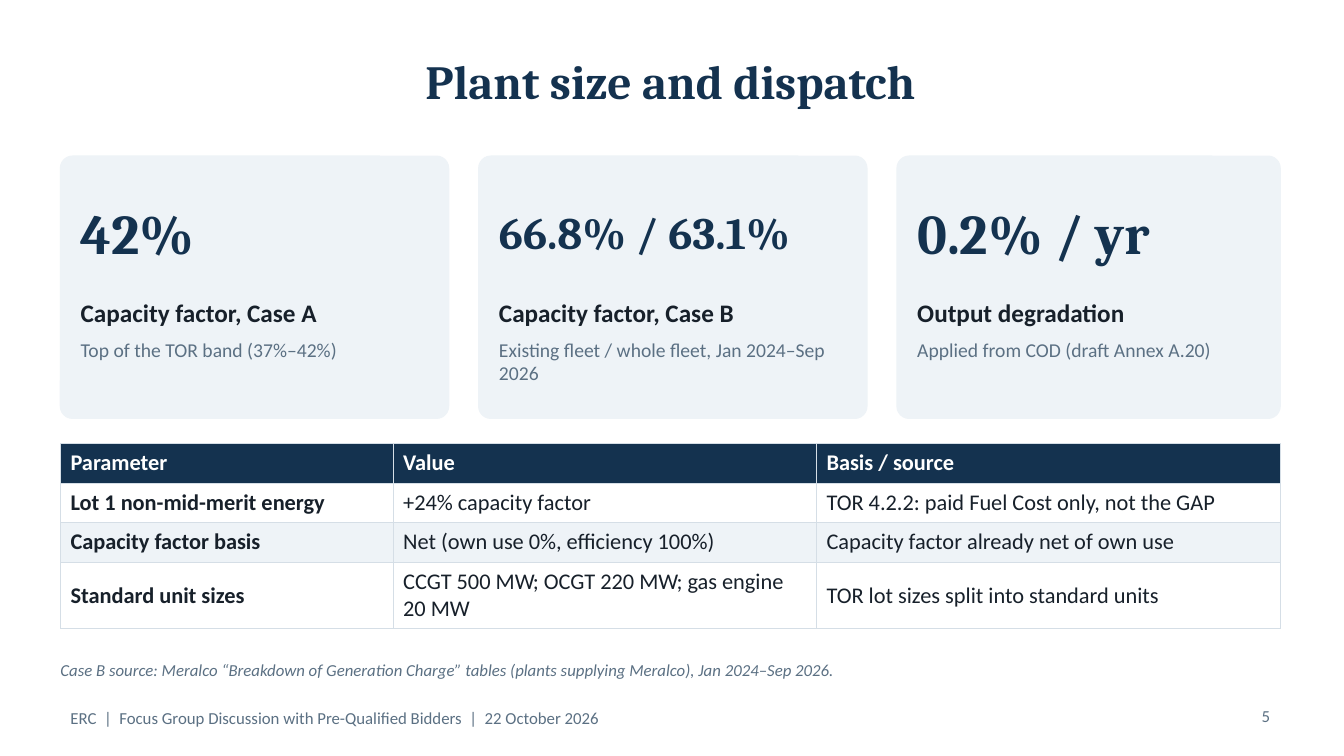
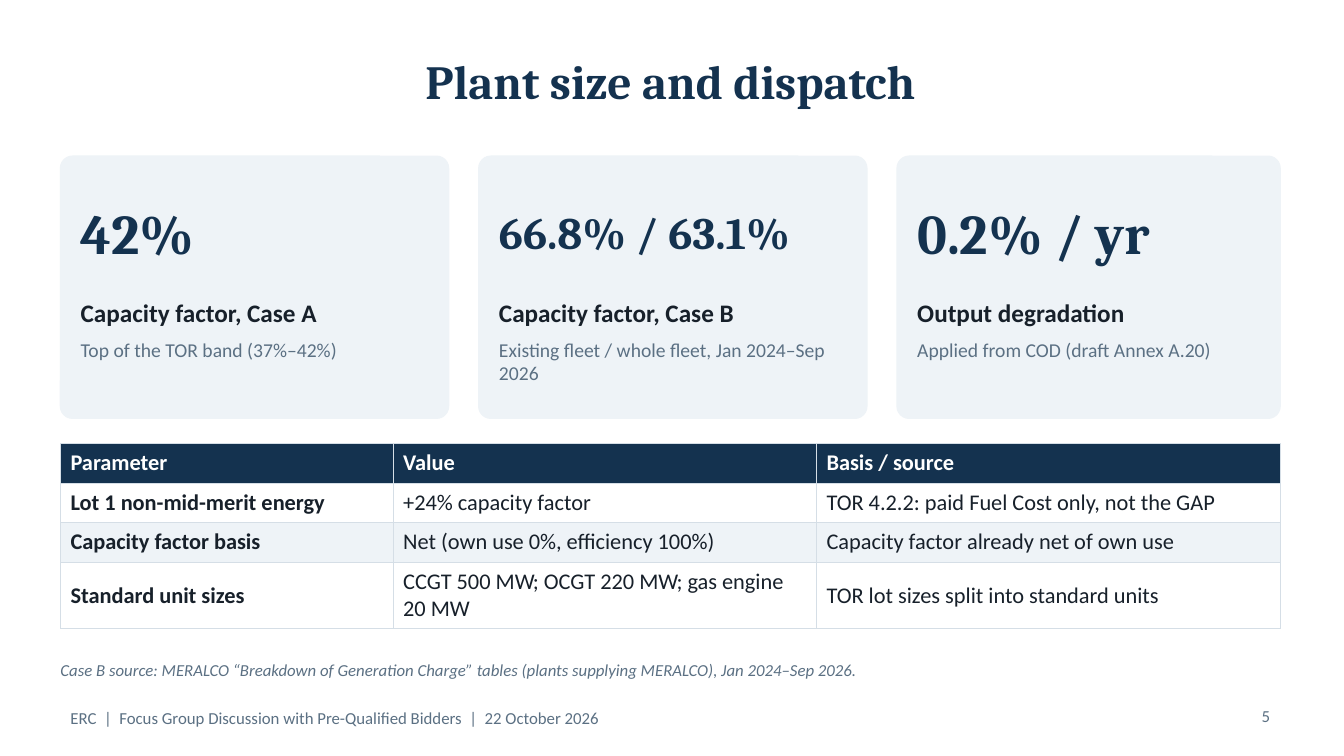
Before and after one commit to polyphase123/Midmerit, a slide deck: slide 5 of ERC_FGD_Model_Assumptions.pptx. Drawn at 1344x756 pixels with LibreOffice and Linux fonts; fonts in the diff are those of the drawing. Boxes give left, top, right and bottom in pixels: in the first picture for what was removed or moved away, otherwise in the second. Text is boxed around its words. In the diff, an @@ line names an element or a change of style, - is before the commit and + after.

```diff
--- a/ERC_FGD_Model_Assumptions.pptx
+++ b/ERC_FGD_Model_Assumptions.pptx
@@ text at (60, 664, 856, 679): text changed @@
-Case B source: Meralco “Breakdown of Generation Charge” tables (plants supplying Meralco), Jan 2024–Sep 2026.
+Case B source: MERALCO “Breakdown of Generation Charge” tables (plants supplying MERALCO), Jan 2024–Sep 2026.
```
